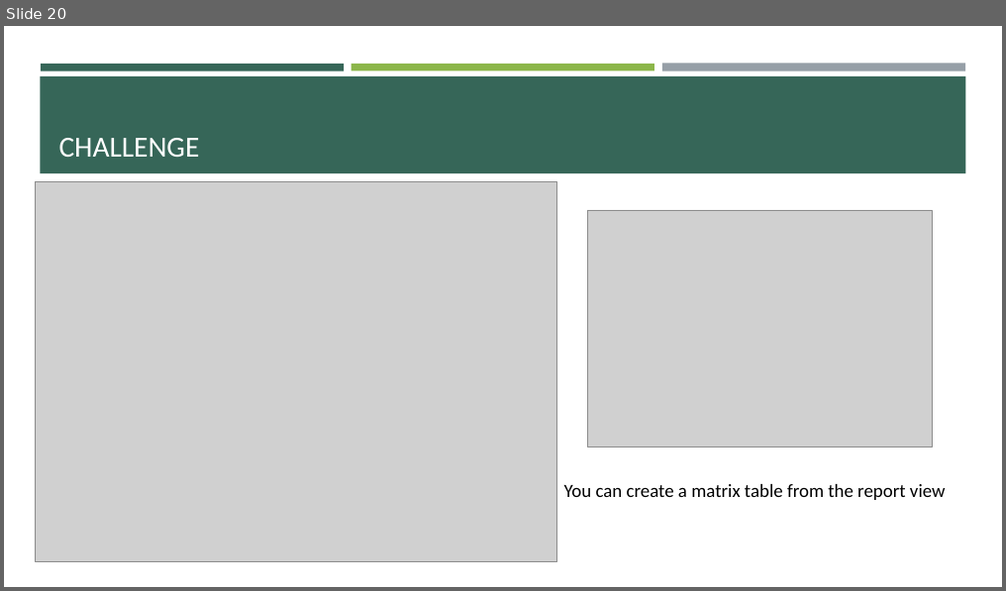
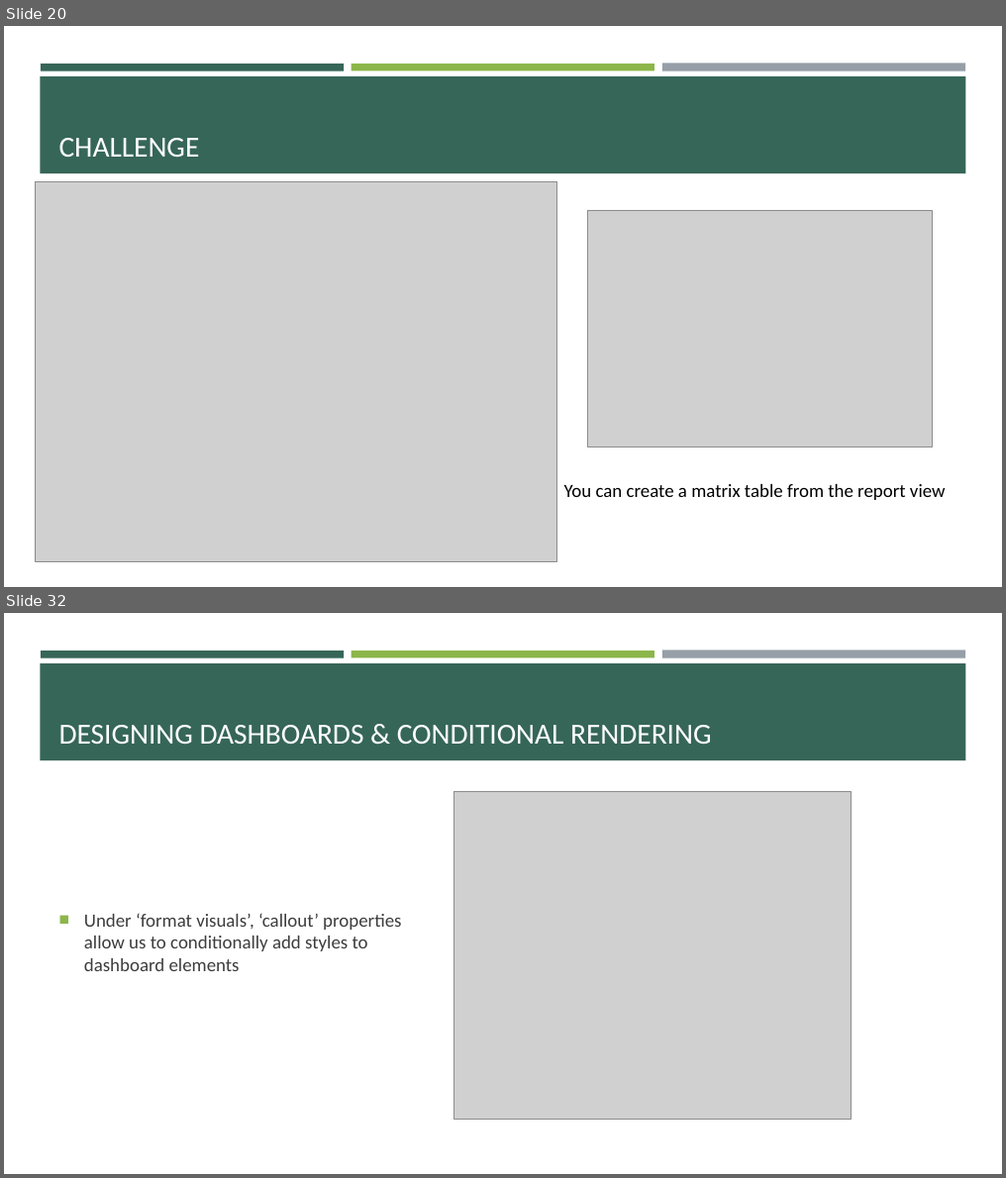
Before and after one commit to e-m-wilson/data_engineering, a slide deck: power_bi/Power_BI.pptx. Shown one above the other, each under a label of ours: slide 20 before the commit, slides 20 and 32 after it; the slides between them are not shown. The pictures are 1006x591 and 1006x1178 pixels, drawn with LibreOffice and Linux fonts; fonts in the diff are those of the drawing; grey boxes stand for pictures. Boxes give left, top, right and bottom in pixels: in the first picture for what was removed or moved away, otherwise in the second. Text is boxed around its words. In the diff, an @@ line names an element or a change of style, - is before the commit and + after.

```diff
--- a/power_bi/Power_BI.pptx
+++ b/power_bi/Power_BI.pptx
@@ slide 32 added at [4, 613, 1002, 1174], background #FFFFFF; not listed: 4 template elements that a slide beside it also shows @@
@@ title added at [59, 725, 711, 744], 28 pt, text #FFFFFF @@
+DESIGNING DASHBOARDS & CONDITIONAL RENDERING
@@ picture added at [453, 791, 850, 1119] @@
@@ text added at [84, 913, 401, 971], 18 pt, text #3D3D3D @@
+■ Under ‘format visuals’, ‘callout’ properties allow us to conditionally add styles to dashboard elements
```
Also in this commit, not shown: 18 other slides added, 1 slide removed, 4 other files.
